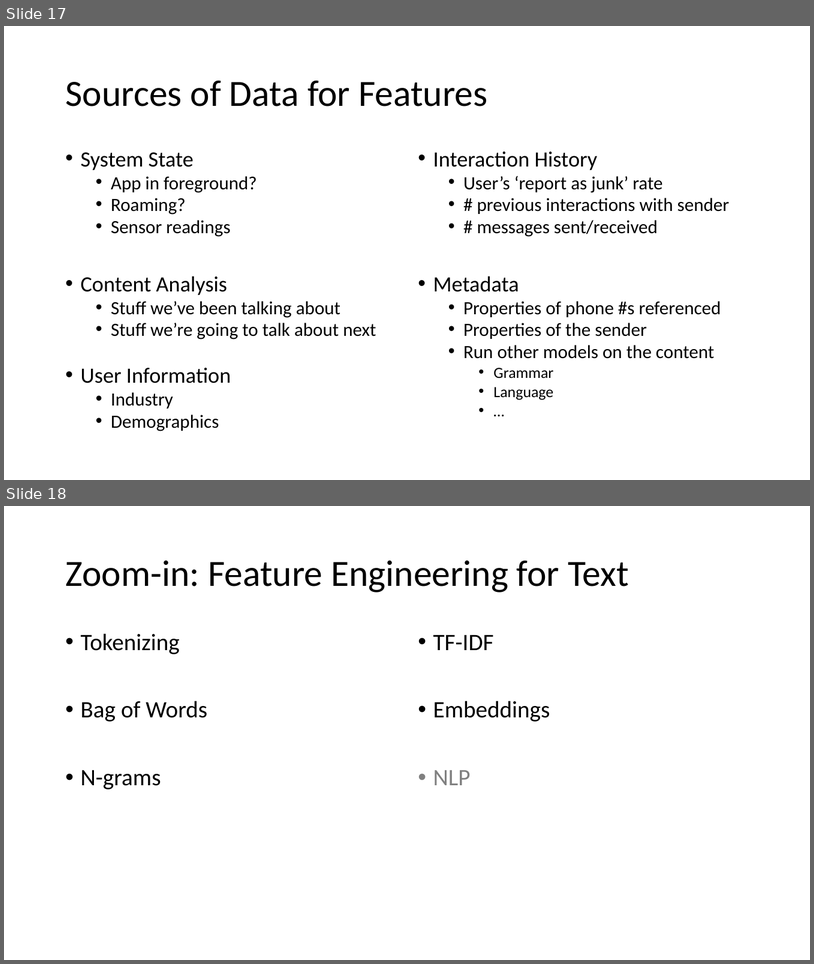
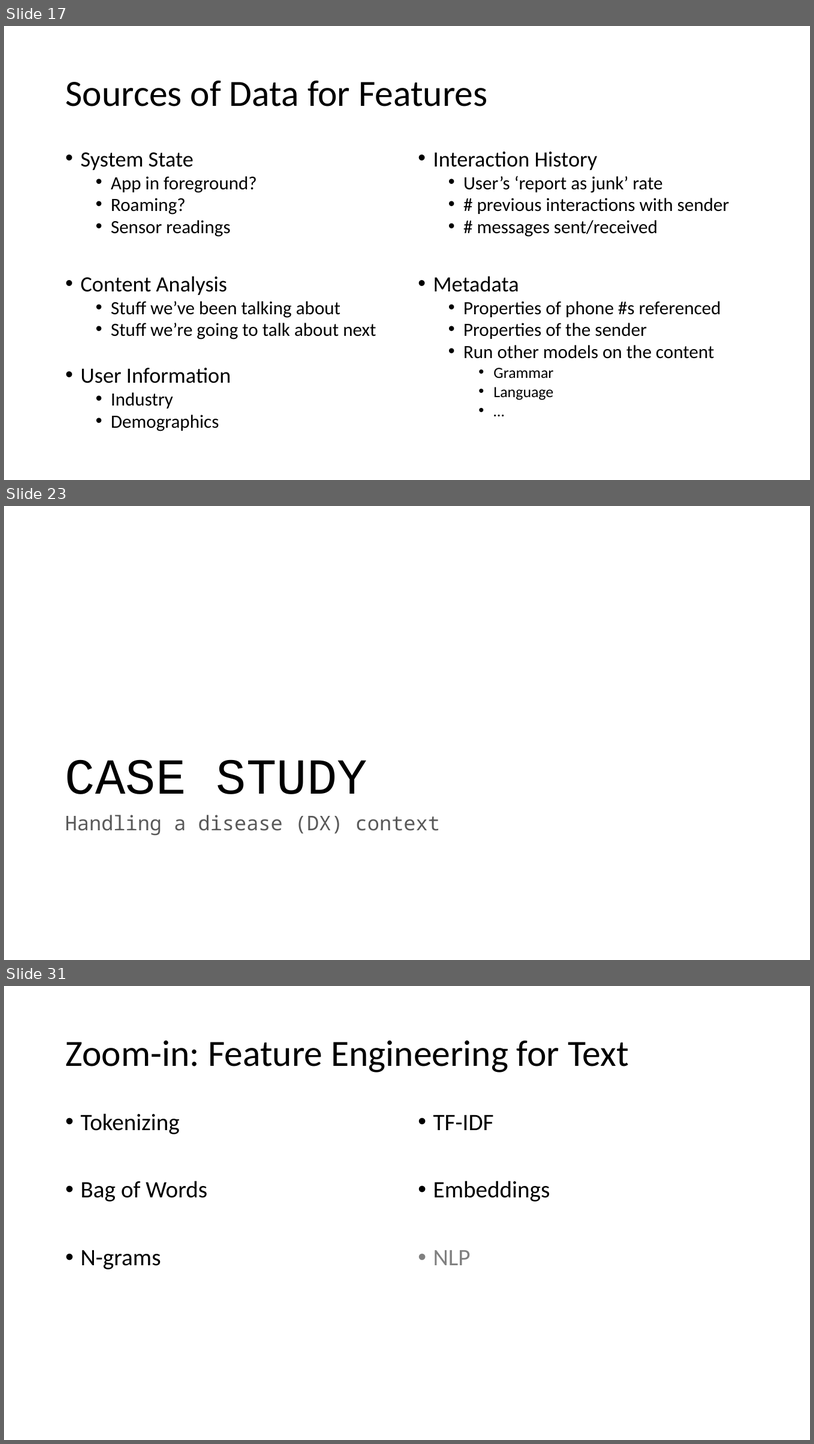
Before and after one commit to maelstromdat/MediTechBigData, a slide deck: 5. Adv. Feature Engineering.pptx. Shown one above the other, each under a label of ours: slides 17 and 18 before the commit, slides 17, 23 and 31 after it; the slides between them are not shown. The pictures are 814x964 and 814x1444 pixels, drawn with LibreOffice and Linux fonts; fonts in the diff are those of the drawing. Boxes give left, top, right and bottom in pixels: in the first picture for what was removed or moved away, otherwise in the second. Text is boxed around its words. In the diff, an @@ line names an element or a change of style, - is before the commit and + after.

```diff
--- a/5. Adv. Feature Engineering.pptx
+++ b/5. Adv. Feature Engineering.pptx
@@ slide 23 added at <box>4,506,810,960</box>, background #FFFFFF @@
@@ title added at <box>65,759,368,794</box>, 60 pt, text #000000 @@
+CASE STUDY
@@ text added at <box>65,814,440,835</box>, 24 pt, text #595959 @@
+Handling a disease (DX) context
@@ what was slide 18 is now slide 31 @@
```
Also in this commit, not shown: 1 slide changed, 13 other slides added, 1 slide removed, 1 other file.
